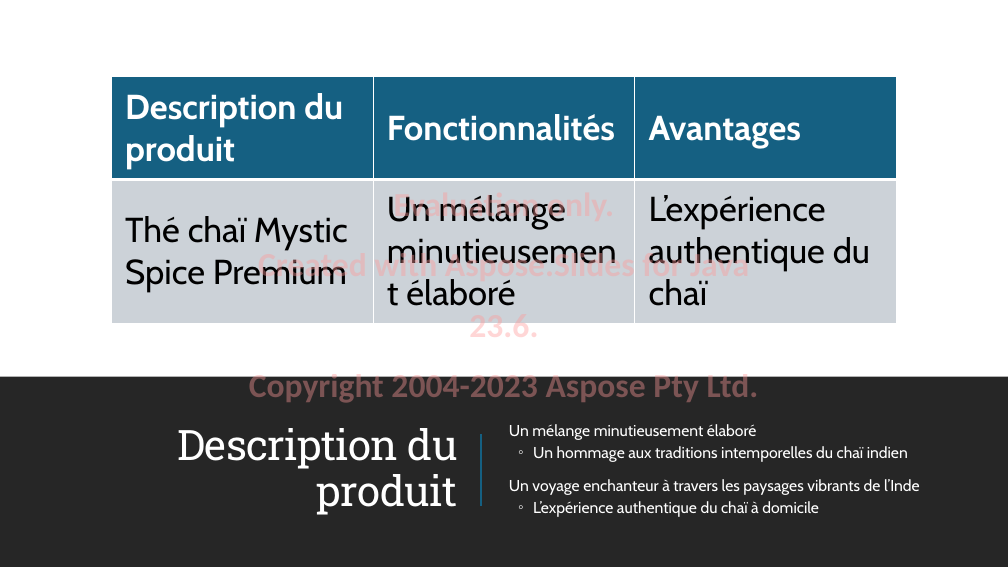
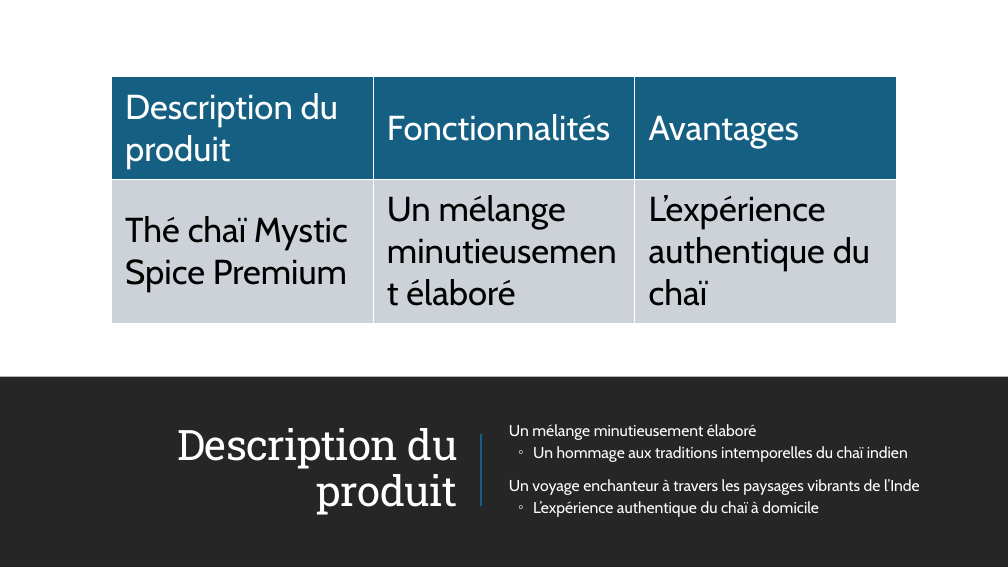
Before and after one commit to MicrosoftLearning/MS-4004-Empower-workforce-copilot-use-cases.fr-fr, a slide deck: slide 4 of ResourceFiles/Mystic Spice Premium Chai Market Analysis Presentation.pptx. Drawn at 1008x567 pixels with LibreOffice and Linux fonts; fonts in the diff are those of the drawing. Boxes give left, top, right and bottom in pixels: in the first picture for what was removed or moved away, otherwise in the second. Text is boxed around its words. In the diff, an @@ line names an element or a change of style, - is before the commit and + after.

```diff
--- a/ResourceFiles/Mystic Spice Premium Chai Market Analysis Presentation.pptx
+++ b/ResourceFiles/Mystic Spice Premium Chai Market Analysis Presentation.pptx
@@ table at [111, 77, 896, 324] @@
@@ bold off in "Description du produit", "Fonctionnalités", "Avantages" @@
@@ text removed at [249, 195, 759, 403] @@
-Evaluation only.
-Created with Aspose.Slides for Java 23.6.
-Copyright 2004-2023 Aspose Pty Ltd.
```
Also in this commit, not shown: 13 other slides changed, 18 other files.
